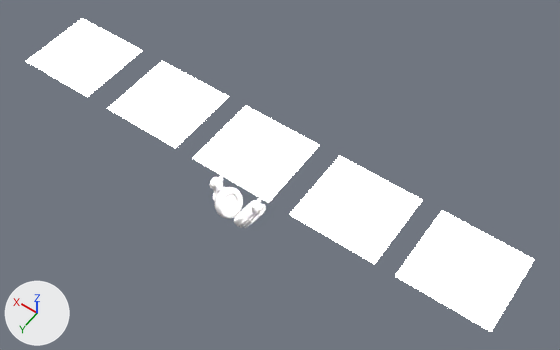
The Blender file sketch/headphones2.blend as it was, and as the next commit left it.
Camera for both pictures: a 50 mm camera at (-7.12, 8.86, 16.02) aimed at (-0.53, -0.37, 1.51). Arrows for +X, +Y and +Z are at lower left; the lights stay in place.

The older version as bpy lines, for what is in view:
```python
me_circle_005 = bpy.data.meshes.new('Circle.005')
me_circle_005.from_pydata(...)  # 104 vertices, 98 faces; spans x -0.98..0.98, y -0.98..0.98, z -0.62..-0.19
me_circle_005.polygons.foreach_set('use_smooth', [True] * 98)
me_circle_005.materials.append(mat_cusion)  # white #e7e7e7
me_plane_002 = bpy.data.meshes.new('Plane.002')
me_plane_002.from_pydata(...)  # 20 vertices, 5 faces; spans x -1.0..1.1, y -1.0..1.0, z 0.0
me_plane_002.materials.append(mat_light)  # white #e7e7e7
ob_circle_004 = bpy.data.objects.new('Circle.004', me_circle_005)
ob_circle_004.location = (-0.39, 0.6, 0.77)
ob_circle_004.rotation_euler = (2.149, -0.337, 4.5)  # degrees (123, -19, 258)
ob_circle_004.scale = (0.427, 0.427, 0.427)
_m = ob_circle_004.modifiers.new('Subsurf', 'SUBSURF')
_m.levels = 3
_m = ob_circle_004.modifiers.new('Mirror', 'MIRROR')
_m.use_axis = (False, True, False)
_m.mirror_object = ob_mirror
ob_plane_001 = bpy.data.objects.new('Plane.001', me_plane_002)
ob_plane_001.location = (-0.38, 0.0, 2.48)
ob_plane_001.scale = (6.09, 1.0, 1.0)
```
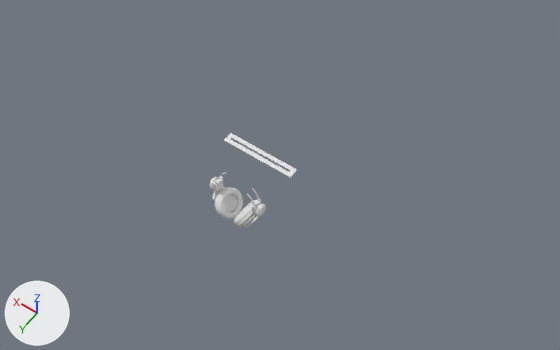
Patch to the scene script:
```diff
--- a/sketch/headphones2.blend.py
+++ b/sketch/headphones2.blend.py
@@ me_plane @@
+me_plane.from_pydata(...)  # 172 vertices, 164 faces; spans x -6.97..0.0, y -1.0..1.0, z -0.18..0.0
+me_plane.polygons.foreach_set('use_smooth', [True] * 164)
@@ ob_plane_001 @@
 ob_plane_001.scale = (6.09, 1.0, 1.0)
+ob_plane_001.hide_set(True)  # its collection is switched off
@@ ob_plane_002 @@
+ob_plane_002 = bpy.data.objects.new('Plane.002', me_plane)
+ob_plane_002.location = (0.0, -0.31, 1.97)
+ob_plane_002.scale = (0.139, 0.139, 0.139)
+_m = ob_plane_002.modifiers.new('Mirror', 'MIRROR')
+_m = ob_plane_002.modifiers.new('Subsurf', 'SUBSURF')
+_m.levels = 2
```

Pixel boxes (x1, y1, x2, y2) of what changed, in the pictures (560 x 350 px):
'Plane.001', hidden
    before: (26, 18, 535, 332)
'Plane.002', added
    after: (224, 133, 297, 178)
